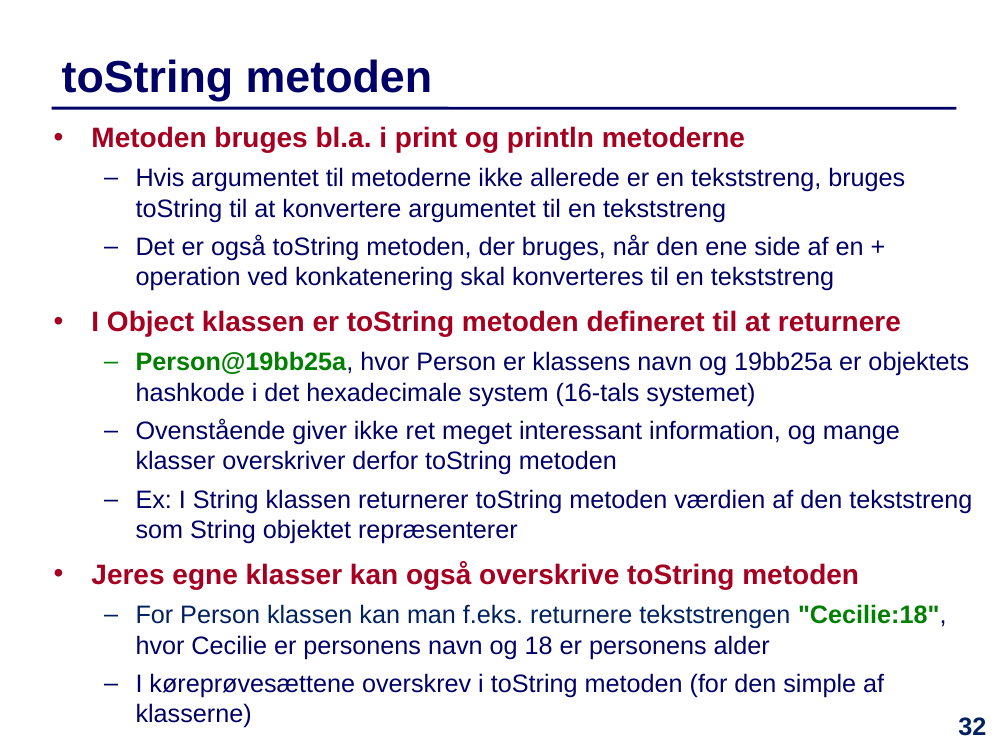
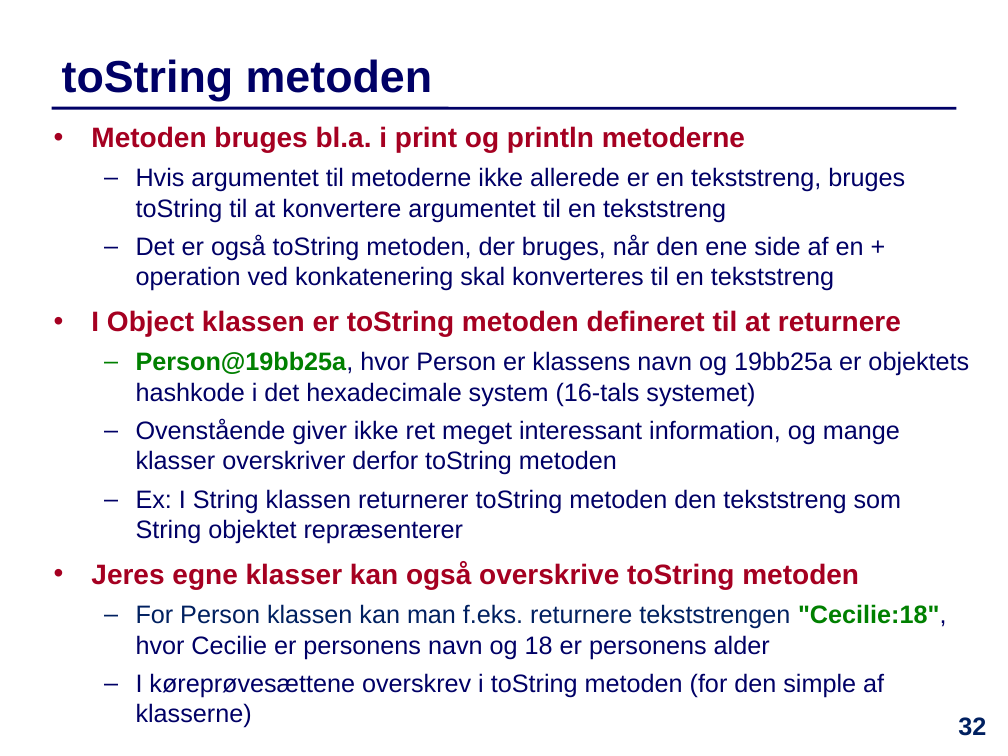
Before and after one commit to IntProgAU/Materiale, a slide deck: slide 32 of web/e24/uge_11/Slides-Uge11.pptx. Drawn at 1008x756 pixels with LibreOffice and Linux fonts; fonts in the diff are those of the drawing. Boxes give left, top, right and bottom in pixels: in the first picture for what was removed or moved away, otherwise in the second. Text is boxed around its words. In the diff, an @@ line names an element or a change of style, - is before the commit and + after.

```diff
--- a/web/e24/uge_11/Slides-Uge11.pptx
+++ b/web/e24/uge_11/Slides-Uge11.pptx
@@ text at [136,489,902,544]: text changed @@
-  – Ex: I String klassen returnerer toString metoden værdien af den tekststreng som String objektet repræsenterer
+  – Ex: I String klassen returnerer toString metoden den tekststreng som
+    String objektet repræsenterer
```
Also in this commit, not shown: 2 other slides changed, 1 other file.
